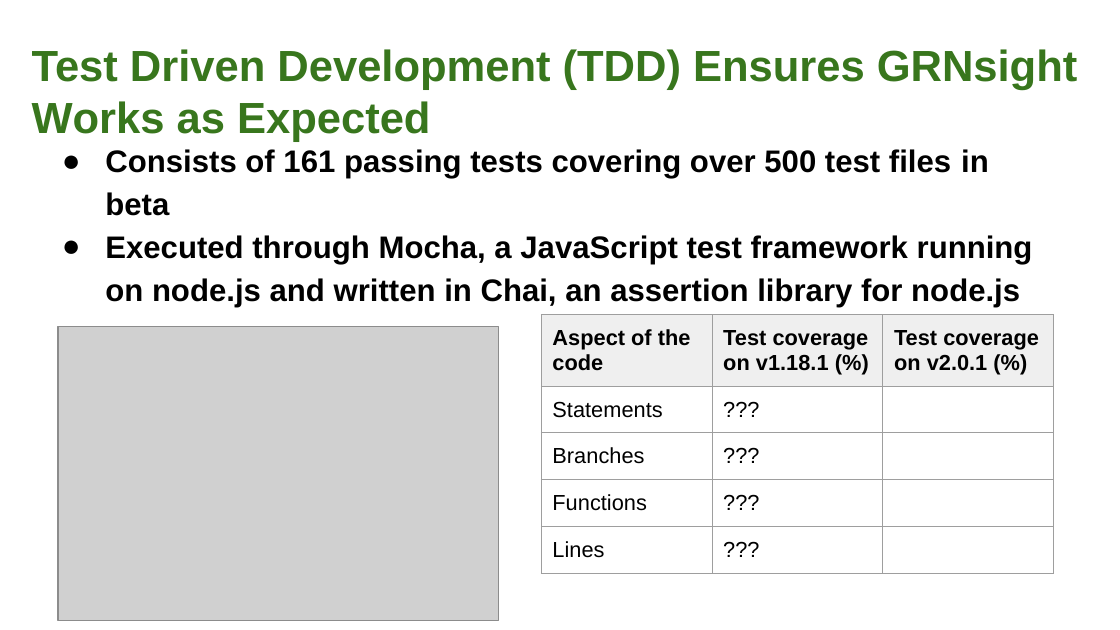
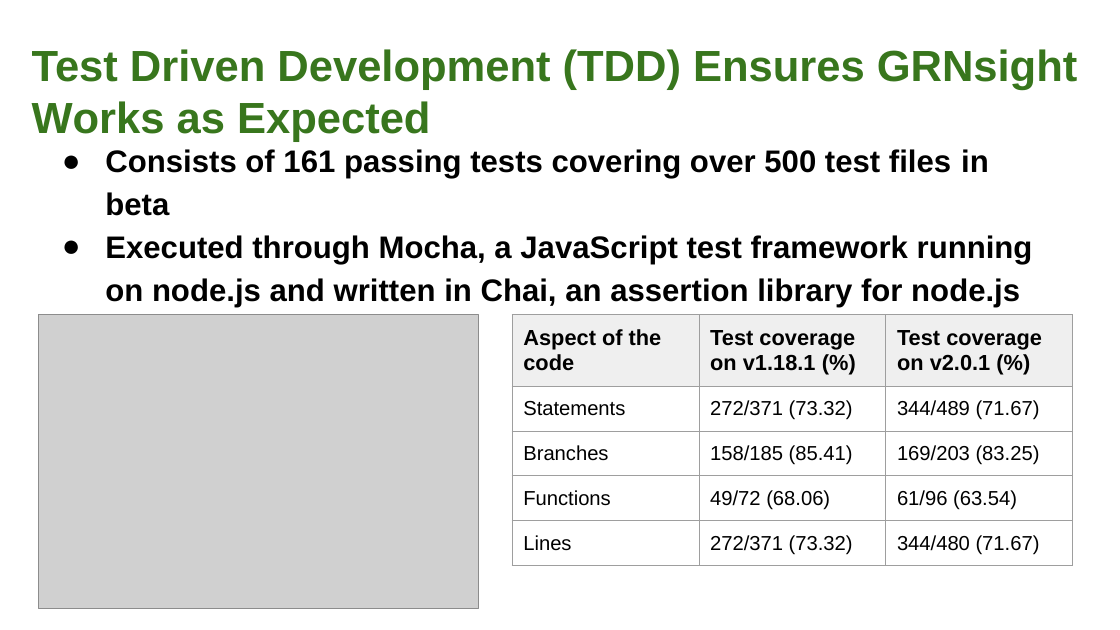
Before and after one commit to dondi/GRNsight, a slide deck: slide 13 of documents/presentations/Varshneya-Anguiano-LMU Symposium-201703.pptx. Drawn at 1120x630 pixels with LibreOffice and Linux fonts; fonts in the diff are those of the drawing; grey boxes stand for pictures. Boxes give left, top, right and bottom in pixels: in the first picture for what was removed or moved away, otherwise in the second. Text is boxed around its words. In the diff, an @@ line names an element or a change of style, - is before the commit and + after.

Commit message:
more updates!

```diff
--- a/documents/presentations/Varshneya-Anguiano-LMU Symposium-201703.pptx
+++ b/documents/presentations/Varshneya-Anguiano-LMU Symposium-201703.pptx
@@ picture: place and size @@
-picture at [58,327,498,622]
+picture at [38,315,478,609]
@@ table at [512,315,1073,576] @@
-row 2, column 2: ???
+row 2, column 2: 272/371 (73.32)
-row 2, column 3: 
+row 2, column 3: 344/489 (71.67)
-row 3, column 2: ???
+row 3, column 2: 158/185 (85.41)
-row 3, column 3: 
+row 3, column 3: 169/203 (83.25)
-row 4, column 2: ???
+row 4, column 2: 49/72 (68.06)
-row 4, column 3: 
+row 4, column 3: 61/96 (63.54)
-row 5, column 2: ???
+row 5, column 2: 272/371 (73.32)
-row 5, column 3: 
+row 5, column 3: 344/480 (71.67)
@@ size 14 to 13 pt in "Statements", "Branches", "Functions", "Lines" @@
@@ table: place and size @@
-table at [541,315,1055,584]
+table at [512,315,1073,576]
```
Also in this commit, not shown: 7 other slides changed, 1 slide removed.
